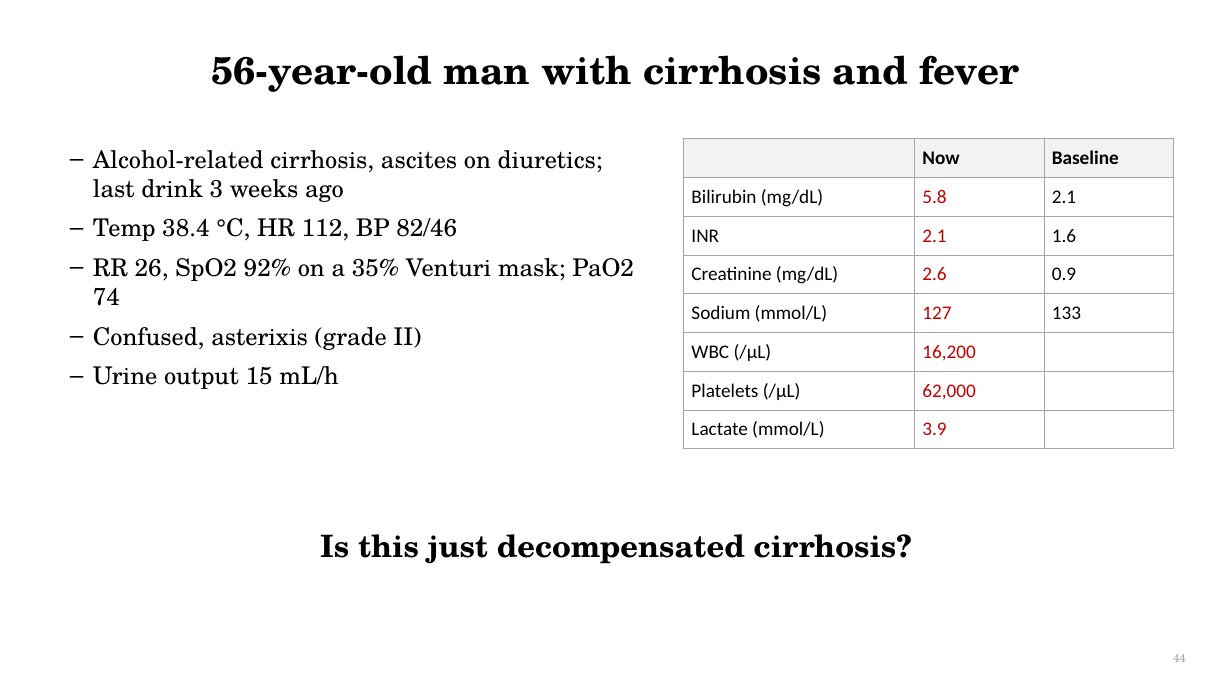
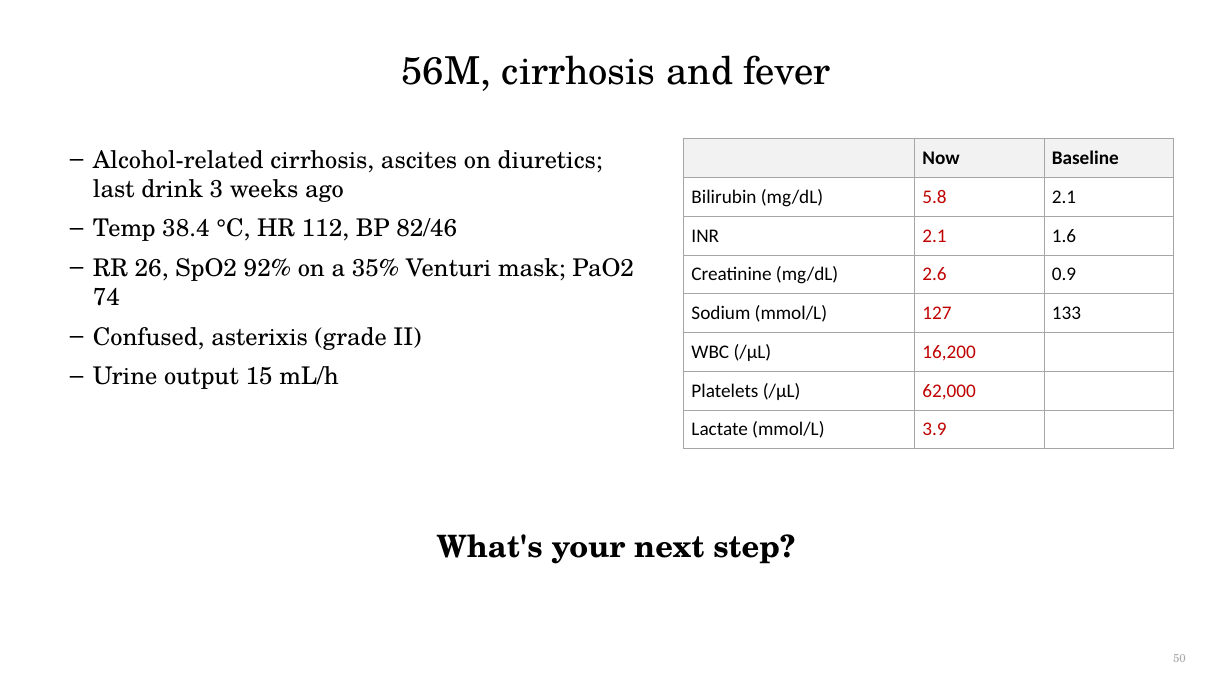
Before and after one commit to qaddodi/mohammad-almeqdadi-lectures, a slide deck: slide 50 of lectures/acute-liver-failure-aclf-in-icu/ALF and ACLF in the ICU.pptx (slide 44 before the commit). Drawn at 1232x693 pixels with LibreOffice and Linux fonts; fonts in the diff are those of the drawing. Boxes give left, top, right and bottom in pixels: in the first picture for what was removed or moved away, otherwise in the second. Text is boxed around its words. In the diff, an @@ line names an element or a change of style, - is before the commit and + after.

```diff
--- a/lectures/acute-liver-failure-aclf-in-icu/ALF and ACLF in the ICU.pptx
+++ b/lectures/acute-liver-failure-aclf-in-icu/ALF and ACLF in the ICU.pptx
@@ title at (401, 55, 830, 91): text changed; bold off @@
-56-year-old man with cirrhosis and fever
+56M, cirrhosis and fever
@@ text at (437, 534, 795, 564): text changed @@
-Is this just decompensated cirrhosis?
+What's your next step?
@@ page number at (1173, 654, 1186, 662): text changed @@
-44
+50
```
Also in this commit, not shown: 35 other slides changed, 12 slides added, 1 slide removed, 4 other files.
